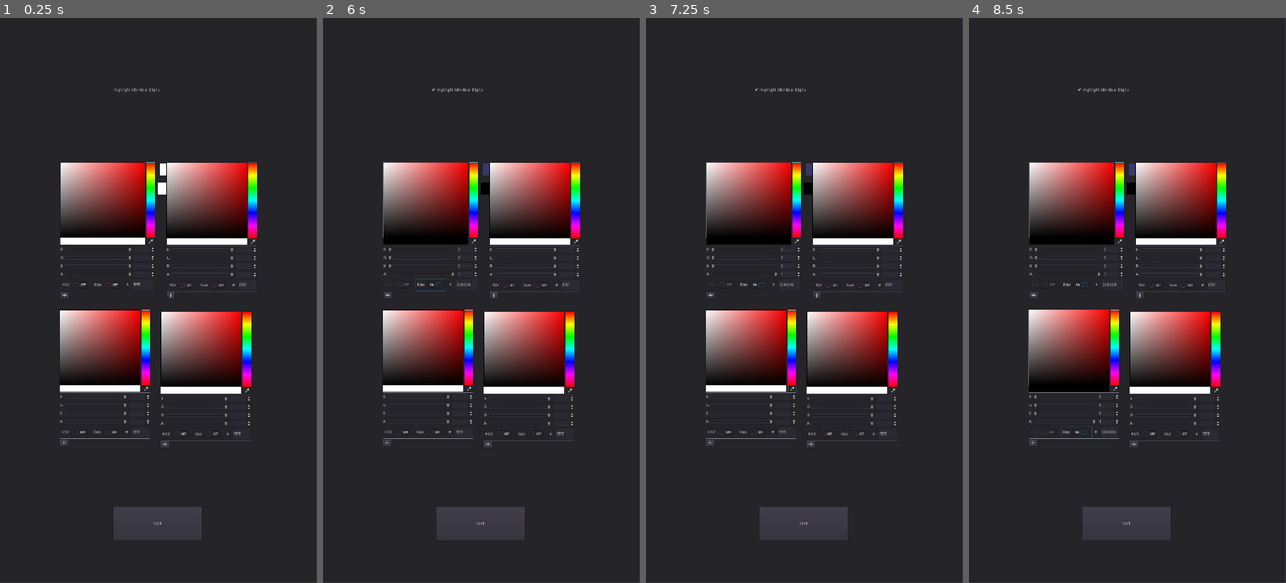
Above: before the commit, frames 1-4 (left to right).
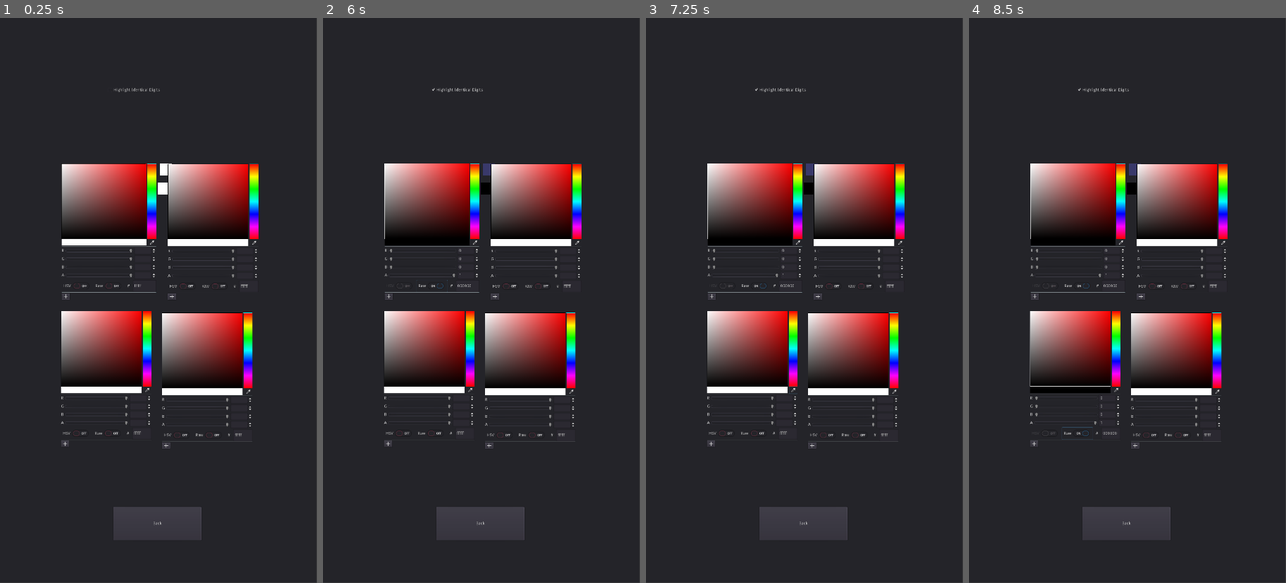
Above: after the commit, the same moments.

Repository: UnrealisticDino/sudoku
Game: Godot game, scene res://Scenes/AdvancedSettings.tscn
The game is run twice, just before and just after one commit, with the same random seed, the same clock (stepped at 60 frames per second) and the same inputs. This scene is started directly instead of the project's main scene.
Inputs (mouse positions are in pixels of both pictures, inside the frame that each line leads up to):
- Up to frame 1 (0.25 s): no input
- Up to frame 2 (6 s): click "Highlight Identical Digits" at 0.5 s; click "Back" at 1.25 s; click "Back" at 2 s; click "Settings" at 2.75 s; click "Advanced Settings" at 3.5 s; click (475, 244) at 4.27 s; click "HSV" at 5 s; click "Raw" at 5.75 s
- Up to frame 3 (7.25 s): click (791, 390) at 6.52 s
- Up to frame 4 (8.5 s): click "HSV" at 7.25 s; click "Raw" at 8 s

The runs differ from the first frame. In frame 1, 3.0% of the frame differs, in the area x 18-82%, y 25-77%; in frame 2, 2.8%; in frame 3, 2.8%; in frame 4, 2.8%.

Commit message:
ignoring puzzle generation

Diff:
--- a/Scenes/AdvancedSettings.gd
+++ b/Scenes/AdvancedSettings.gd
@@ -13,10 +13,19 @@
 # Config file to save and load settings
 var config = ConfigFile.new()
 
-
 func _ready():
 	# Load the saved colors when the scene is loaded
 	config.load("user://settings.cfg")
+
+	# Load saved colors into the color pickers if they exist in the config file
+	if config.has_section_key("highlight", "color"):
+		highlight_color_picker.color = Color(config.get_value("highlight", "color"))
+	if config.has_section_key("player_digit", "color"):
+		player_digit_color.color = Color(config.get_value("player_digit", "color"))
+	if config.has_section_key("game_placed_digit", "color"):
+		game_placed_digit_color.color = Color(config.get_value("game_placed_digit", "color"))
+	if config.has_section_key("grid_color", "color"):
+		grid_lines_color.color = Color(config.get_value("grid_color", "color"))
 
 	# Connect the color_changed signal to functions for the new color pickers
 	highlight_color_picker.connect("color_changed", self, "_on_highlight_color_changed")
--- a/Scenes/AdvancedSettings.tscn
+++ b/Scenes/AdvancedSettings.tscn
@@ -30,10 +30,10 @@
 script = ExtResource( 2 )
 
 [node name="HighlightColorPicker" type="ColorPicker" parent="."]
-margin_left = 203.0
-margin_top = 488.0
-margin_right = 525.0
-margin_bottom = 950.0
+margin_left = 207.0
+margin_top = 492.0
+margin_right = 529.0
+margin_bottom = 954.0
 
 [node name="SelectedCellPreview" type="Panel" parent="."]
 margin_left = 539.0
@@ -50,19 +50,19 @@
 script = ExtResource( 5 )
 
 [node name="PlayerDigits" type="ColorPicker" parent="."]
-margin_left = 201.0
-margin_top = 989.0
-margin_right = 509.0
-margin_bottom = 1451.0
+margin_left = 205.0
+margin_top = 993.0
+margin_right = 513.0
+margin_bottom = 1455.0
 
 [node name="GamePlacedDigits" type="ColorPicker" parent="."]
-margin_left = 545.0
-margin_top = 995.0
-margin_right = 853.0
-margin_bottom = 1457.0
+margin_left = 549.0
+margin_top = 999.0
+margin_right = 857.0
+margin_bottom = 1461.0
 
 [node name="GameGrid" type="ColorPicker" parent="."]
-margin_left = 565.0
-margin_top = 489.0
-margin_right = 873.0
-margin_bottom = 951.0
+margin_left = 569.0
+margin_top = 493.0
+margin_right = 877.0
+margin_bottom = 955.0
--- a/Scenes/DrawGrid.gd
+++ b/Scenes/DrawGrid.gd
@@ -22,6 +22,14 @@
 var pencil_mode_key = KEY_SHIFT
 var is_pencil_mode = false
 var penciled_digits = []
+var highlighted_cells = []
+var undo_stack = []
+var redo_stack = []
+
+# Your current game state variables
+var current_puzzle = []
+var current_selected_cells = []
+var current_penciled_digits = []
 
 func _ready():
 	# Call the draw function when the node is ready
@@ -95,18 +103,23 @@
 		if i % 3 == 0:
 			draw_line(start_point, end_point, grid_color, 4)
 
-	# Highlight the selected cell
+	# Highlight the selected cell (New Feature)
 	if selected_cell != Vector2(-1, -1):
 		var cell_pos = Vector2(start_x + selected_cell.y * scaled_cell_size, start_y + selected_cell.x * scaled_cell_size)
 		draw_rect(Rect2(cell_pos, Vector2(scaled_cell_size, scaled_cell_size)), selected_cell_color)
 
+	# Highlight all selected cells
+	for cell in selected_cells:
+		var cell_pos = Vector2(start_x + cell.y * scaled_cell_size, start_y + cell.x * scaled_cell_size)
+		draw_rect(Rect2(cell_pos, Vector2(scaled_cell_size, scaled_cell_size)), selected_cell_color)
+
 	# Highlight all identical digits if the setting is turned on
 	if Global.highlight_identical_digits:
-		for cell in selected_cells:
+		for cell in highlighted_cells:
 			var cell_pos = Vector2(start_x + cell.y * scaled_cell_size, start_y + cell.x * scaled_cell_size)
 			draw_rect(Rect2(cell_pos, Vector2(scaled_cell_size, scaled_cell_size)), identical_digits_color)
 
-	# Draw cells and penciled digits
+	# Draw cells and penciled digits (New Feature)
 	for i in range(grid_size):
 		for j in range(grid_size):
 			var cell_name = "cell_" + str(i) + "_" + str(j)
@@ -139,69 +152,96 @@
 				cell.set_pencil_digit(digit, true)  # true indicates that you want to show the digit
 
 func _input(event):
-	# Check for Backspace key press to clear the selected cell
-	if event is InputEventKey and event.pressed and selected_cell != Vector2(-1, -1):
-		if event.scancode == KEY_BACKSPACE:
-			clear_selected_cell()
-
 	# Check for shift key press or release
 	if event is InputEventKey:
-		if event.scancode == KEY_SHIFT:
+		if event.scancode == pencil_mode_key:
 			is_shift_pressed = event.pressed
+			print("Shift key state: ", is_shift_pressed)
+
+	if event is InputEventKey and event.pressed:
+		if event.control:
+			if event.scancode == KEY_Z:
+				undo()
+			elif event.scancode == KEY_Y:
+				redo()
 
 	# Check for mouse click to select a cell
 	if event is InputEventMouseButton and event.pressed:
+		print("Mouse clicked at position: ", event.position)
 		var cell_y = int((event.position.x - start_x) / scaled_cell_size)
 		var cell_x = int((event.position.y - start_y) / scaled_cell_size)
 
 		# Check if the click is within the grid boundaries
 		if 0 <= cell_x and cell_x < grid_size and 0 <= cell_y and cell_y < grid_size:
-			# Check if the click is within the actual grid area
-			if event.position.x >= start_x and event.position.x <= start_x + grid_size * scaled_cell_size and \
-			   event.position.y >= start_y and event.position.y <= start_y + grid_size * scaled_cell_size:
-				selected_cell = Vector2(cell_x, cell_y)
-				if Global.highlight_identical_digits:
-					highlight_identical_digits(selected_cell)
-				_draw_grid()  # Redraw the grid to update the highlighted cell
+			var new_selected_cell = Vector2(cell_x, cell_y)
+			print("New selected cell: ", new_selected_cell)
+
+			# If Shift key is pressed, add to the list; otherwise, clear the list and add the new cell
+			if is_shift_pressed:
+				if new_selected_cell in selected_cells:
+					print("Removing cell from selected_cells: ", new_selected_cell)
+					selected_cells.erase(new_selected_cell)
+				else:
+					print("Adding cell to selected_cells: ", new_selected_cell)
+					selected_cells.append(new_selected_cell)
+			else:
+				print("Setting selected_cells to only the new cell: ", new_selected_cell)
+				selected_cells = [new_selected_cell]
+
+			# Update the highlighted digits if the setting is turned on
+			if Global.highlight_identical_digits:
+				highlight_identical_digits(new_selected_cell)
+
+			_draw_grid()  # Redraw the grid to update the highlighted cells
+
+	# Check for Backspace key press to clear the selected cell
+	if event is InputEventKey and event.pressed:
+		print("Key pressed: ", event.scancode)
+		if selected_cells.size() > 0:
+			if event.scancode == KEY_BACKSPACE:
+				print("Backspace pressed. Clearing selected cells.")
+				clear_selected_cells()
 
 	# Check for number key press
-	if event is InputEventKey and event.pressed and selected_cell != Vector2(-1, -1):  # Ensure the event is a key press
+	if event is InputEventKey and event.pressed and selected_cells.size() > 0:  # Ensure the event is a key press
+		print("Number key pressed.")
 		var is_pencil_mode = is_shift_pressed
-		var cell_name = "cell_" + str(selected_cell.x) + "_" + str(selected_cell.y)
-		var selected_cell_node = get_node_or_null(cell_name)
-
-		if number_source[selected_cell.x][selected_cell.y] == "player":
-			for i in range(1, 10):
-				if event.scancode == KEY_1 + i - 1 or event.scancode == KEY_KP_1 + i - 1:  # Check for both keyboard and numpad keys
-					if is_pencil_mode and puzzle[selected_cell.x][selected_cell.y] == 0:  # Check if the cell is empty
-						var index = penciled_digits[selected_cell.x][selected_cell.y].find(i)
-						if index != -1:
-							penciled_digits[selected_cell.x][selected_cell.y].remove(index)
-							if selected_cell_node:
-								selected_cell_node.set_pencil_digit(i, false)  # Remove the penciled digit
+		for selected_cell in selected_cells:
+			var cell_name = "cell_" + str(selected_cell.x) + "_" + str(selected_cell.y)
+			var selected_cell_node = get_node_or_null(cell_name)
+
+			if number_source[selected_cell.x][selected_cell.y] == "player":
+				for i in range(1, 10):
+					if event.scancode == KEY_1 + i - 1 or event.scancode == KEY_KP_1 + i - 1:  # Check for both keyboard and numpad keys
+						print("Attempting to input number: ", i)
+						if is_pencil_mode:  # Check if pencil mode is active
+							toggle_pencil_digit(selected_cell, i)
 						else:
-							penciled_digits[selected_cell.x][selected_cell.y].append(i)
-							if selected_cell_node:
-								selected_cell_node.set_pencil_digit(i, true)  # Add the penciled digit
-					else:
-						input_number(selected_cell, i)
-					break
-
-func clear_selected_cell():
-	var row = selected_cell.x
-	var col = selected_cell.y
-
-	# Check if the digit was placed by the player before clearing it
-	if number_source[row][col] == "player":
-		puzzle[row][col] = 0  # Clear the cell's value
-		penciled_digits[row][col] = []  # Clear any penciled digits for the cell
-		var cell_name = "cell_" + str(row) + "_" + str(col)
-		var selected_cell_node = get_node_or_null(cell_name)
-		if selected_cell_node:
-			selected_cell_node.clear_cell()  # Clear the visual representation of the cell
-		_draw_grid()  # Redraw the grid to reflect the changes
+							print("Inputting number into cell.")
+							input_number(selected_cell, i)
+						break
+
+func clear_selected_cells():
+	for cell in selected_cells:
+		var row = cell.x
+		var col = cell.y
+
+		# Check if the digit was placed by the player before clearing it
+		if number_source[row][col] == "player":
+			puzzle[row][col] = 0  # Clear the cell's value
+			penciled_digits[row][col] = []  # Clear any penciled digits for the cell
+			var cell_name = "cell_" + str(row) + "_" + str(col)
+			var selected_cell_node = get_node_or_null(cell_name)
+			if selected_cell_node:
+				selected_cell_node.clear_cell()  # Clear the visual representation of the cell
+
+	selected_cells.clear()
+	highlighted_cells.clear()  # Clear the highlighted cells
+
+	_draw_grid()  # Redraw the grid to reflect the changes
 
 func input_number(cell, number):
+	save_state()  # Save the state before making changes
 	var col = cell.y
 	var row = cell.x
 	puzzle[row][col] = number
@@ -215,7 +255,7 @@
 
 	# Update the highlighted digits if the setting is turned on
 	if Global.highlight_identical_digits:
-		highlight_identical_digits(selected_cell)
+		highlight_identical_digits(cell)
 
 	_draw_grid()  # Redraw the grid to reflect the changes
 
@@ -237,16 +277,20 @@
 	_draw_grid()
 
 func _on_cell_clicked(cell_position):
-	#print("Cell clicked at position: ", cell_position)
 	selected_cell = cell_position
-	_draw_grid()  # Redraw the grid to update the highlighted cell
+	selected_cells = [cell_position]
+	_draw_grid()
+
+	# Update the highlighted digits if the setting is turned on
+	if Global.highlight_identical_digits:
+		highlight_identical_digits(cell_position)
 
 func update_puzzle():
 	puzzle = Global.puzzle
 	_draw_grid()
 
 func highlight_identical_digits(cell):
-	selected_cells.clear()
+	highlighted_cells.clear()
 	var selected_value = puzzle[cell.x][cell.y]
 
 	# If the selected cell is empty, return early without highlighting other cells
@@ -257,11 +301,70 @@
 		for j in range(grid_size):
 			# Check if the cell has an identical digit and is not the selected cell
 			if puzzle[i][j] == selected_value and Vector2(i, j) != cell:
-				selected_cells.append(Vector2(i, j))
+				highlighted_cells.append(Vector2(i, j))
 
 func toggle_pencil_digit(cell, digit):
+	save_state()  # Save the state before making changes
 	if digit in penciled_digits[cell.x][cell.y]:
 		penciled_digits[cell.x][cell.y].erase(digit)
 	else:
 		penciled_digits[cell.x][cell.y].append(digit)
 	_draw_grid()
+
+func save_state():
+	undo_stack.append({
+		"puzzle": puzzle.duplicate(true),
+		"selected_cells": selected_cells.duplicate(true),
+		"penciled_digits": penciled_digits.duplicate(true),
+	})
+	print("State saved: ", undo_stack[-1])
+
+func undo():
+	print("Undo stack before undo: ", undo_stack)
+	print("Redo stack before undo: ", redo_stack)
+	if undo_stack.size() > 0:
+		var current_state = {
+			"puzzle": puzzle.duplicate(true),
+			"selected_cells": selected_cells.duplicate(true),
+			"penciled_digits": penciled_digits.duplicate(true),
+		}
+		redo_stack.append(current_state)
+
+		var last_state = undo_stack.pop_back()
+		load_state(last_state)
+		print("Undo successful")
+	else:
+		print("Undo stack is empty. Cannot undo.")
+	print("Undo stack after undo: ", undo_stack)
+	print("Redo stack after undo: ", redo_stack)
+
+func redo():
+	print("Undo stack before redo: ", undo_stack)
+	print("Redo stack before redo: ", redo_stack)
+	if redo_stack.size() > 0:
+		var last_state = redo_stack.pop_back()
+		undo_stack.append({
+			"puzzle": puzzle.duplicate(true),
+			"selected_cells": selected_cells.duplicate(true),
+			"penciled_digits": penciled_digits.duplicate(true),
+		})
+		load_state(last_state)
+		print("Redo successful")
+	else:
+		print("Redo stack is empty. Cannot redo.")
+	print("Undo stack after redo: ", undo_stack)
+	print("Redo stack after redo: ", redo_stack)
+
+func load_state(state):
+	puzzle = state["puzzle"].duplicate(true)
+	selected_cells = state["selected_cells"].duplicate(true)
+	penciled_digits = state["penciled_digits"].duplicate(true)
+	update_cells()
+
+func update_cells():
+	for i in range(grid_size):
+		for j in range(grid_size):
+			var cell_name = "cell_" + str(i) + "_" + str(j)
+			var cell = get_node_or_null(cell_name)
+			if cell:
+				cell.set_number(puzzle[i][j], number_source[i][j])
--- a/Scenes/ImageDisplay.gd
+++ b/Scenes/ImageDisplay.gd
@@ -33,30 +33,33 @@
 		penciled_sprites[i] = sprite
 
 func set_number(value, source):
+	if value in number_positions:
+		if sprite_sheet:
+			var cell_width = sprite_sheet.get_width() / 3
+			var cell_height = sprite_sheet.get_height() / 3
 
-	if sprite_sheet:
-		var cell_width = sprite_sheet.get_width() / 3
-		var cell_height = sprite_sheet.get_height() / 3
+			# Get the position of the number in the sprite sheet
+			var position = number_positions[value]
 
-		# Get the position of the number in the sprite sheet
-		var position = number_positions[value]
+			# Calculate the x and y coordinates based on the position
+			var x_position = position.x * cell_width
+			var y_position = position.y * cell_height
 
-		# Calculate the x and y coordinates based on the position
-		var x_position = position.x * cell_width
-		var y_position = position.y * cell_height
+			# Set the texture and region_rect to display the correct number
+			self.texture = sprite_sheet
+			self.region_rect = Rect2(x_position, y_position, cell_width, cell_height)
+			self.region_enabled = true
+		else:
+			print("Sprite sheet not loaded")
 
-		# Set the texture and region_rect to display the correct number
-		self.texture = sprite_sheet
-		self.region_rect = Rect2(x_position, y_position, cell_width, cell_height)
-		self.region_enabled = true
+		# Set the color based on the source
+		if source == "game":
+			self.modulate = game_placed_digits
+		elif source == "player":
+			self.modulate = player_digits
 	else:
-		print("Sprite sheet not loaded")
-
-	# Set the color based on the source
-	if source == "game":
-		self.modulate = game_placed_digits
-	elif source == "player":
-		self.modulate = player_digits
+		# Handle the case where the value is not in number_positions (likely 0)
+		clear_cell()
 
 func clear_overlay():
 	self.region_enabled = false
